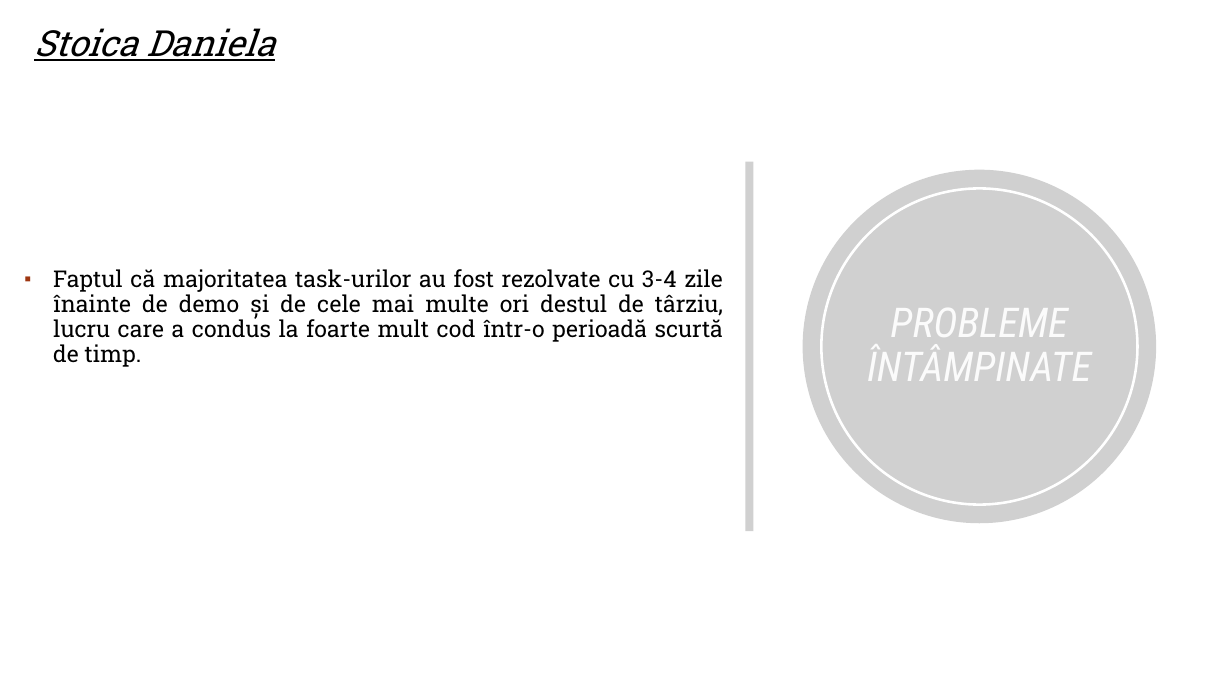
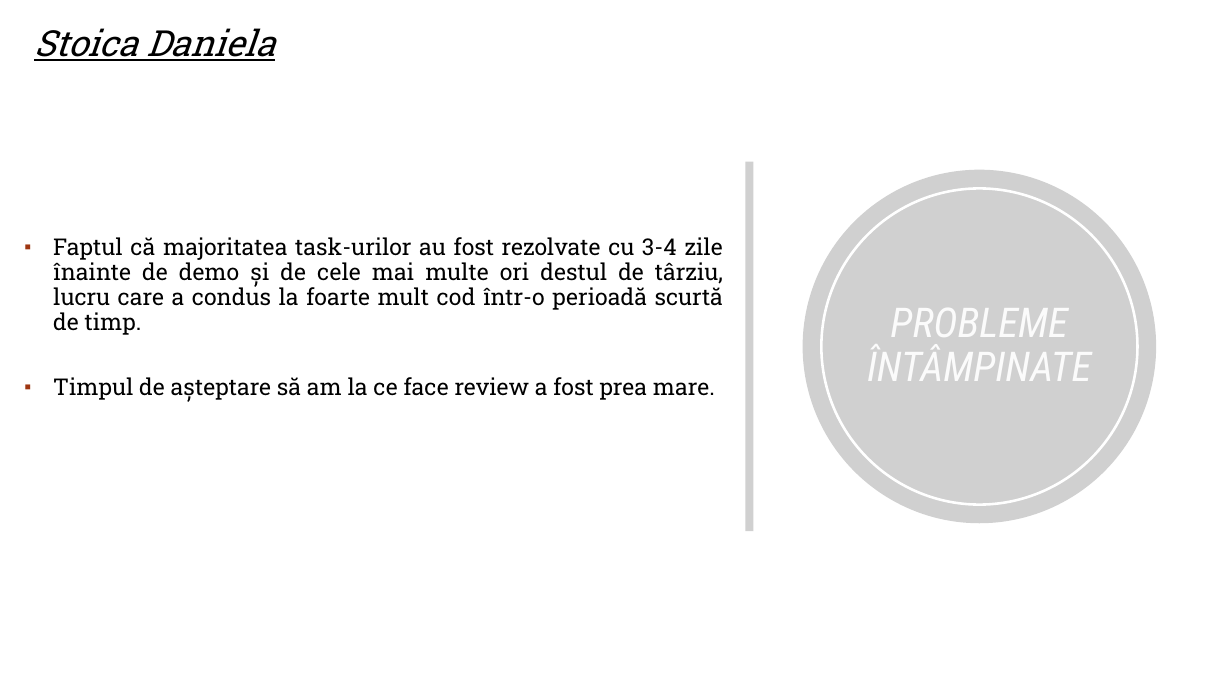
Before and after one commit to DISI-2023/30641_STOICA_DANIELA_TRAVEL_POINTS_BACKEND, a slide deck: slide 12 of Travel points.pptx (slide 8 before the commit). Drawn at 1232x693 pixels with LibreOffice and Linux fonts; fonts in the diff are those of the drawing; grey boxes stand for pictures; background and template pictures are left out. Boxes give left, top, right and bottom in pixels: in the first picture for what was removed or moved away, otherwise in the second. Text is boxed around its words. In the diff, an @@ line names an element or a change of style, - is before the commit and + after.

```diff
--- a/Travel points.pptx
+++ b/Travel points.pptx
@@ text at [53,377,715,400]: paragraph added @@
+▪ Timpul de așteptare să am la ce face review a fost prea mare.
```
Also in this commit, not shown: 2 other slides changed, 4 slides added.
